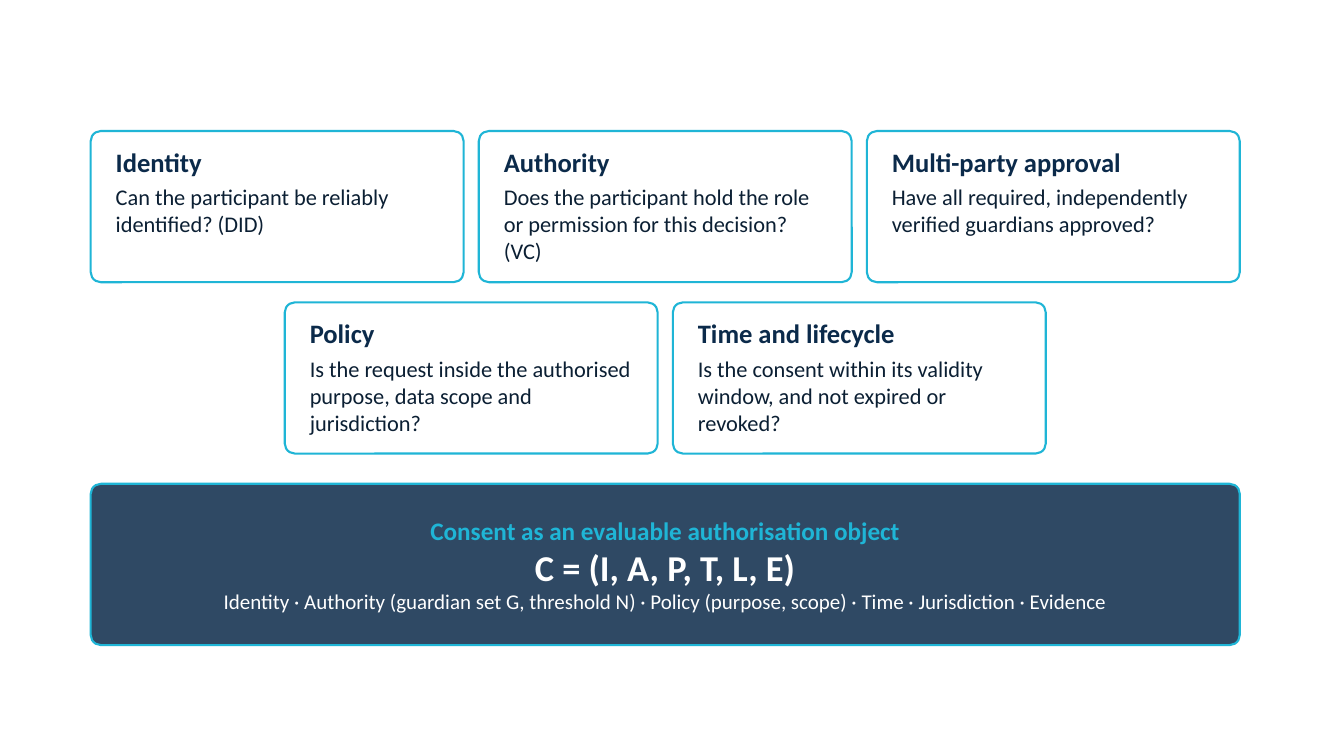
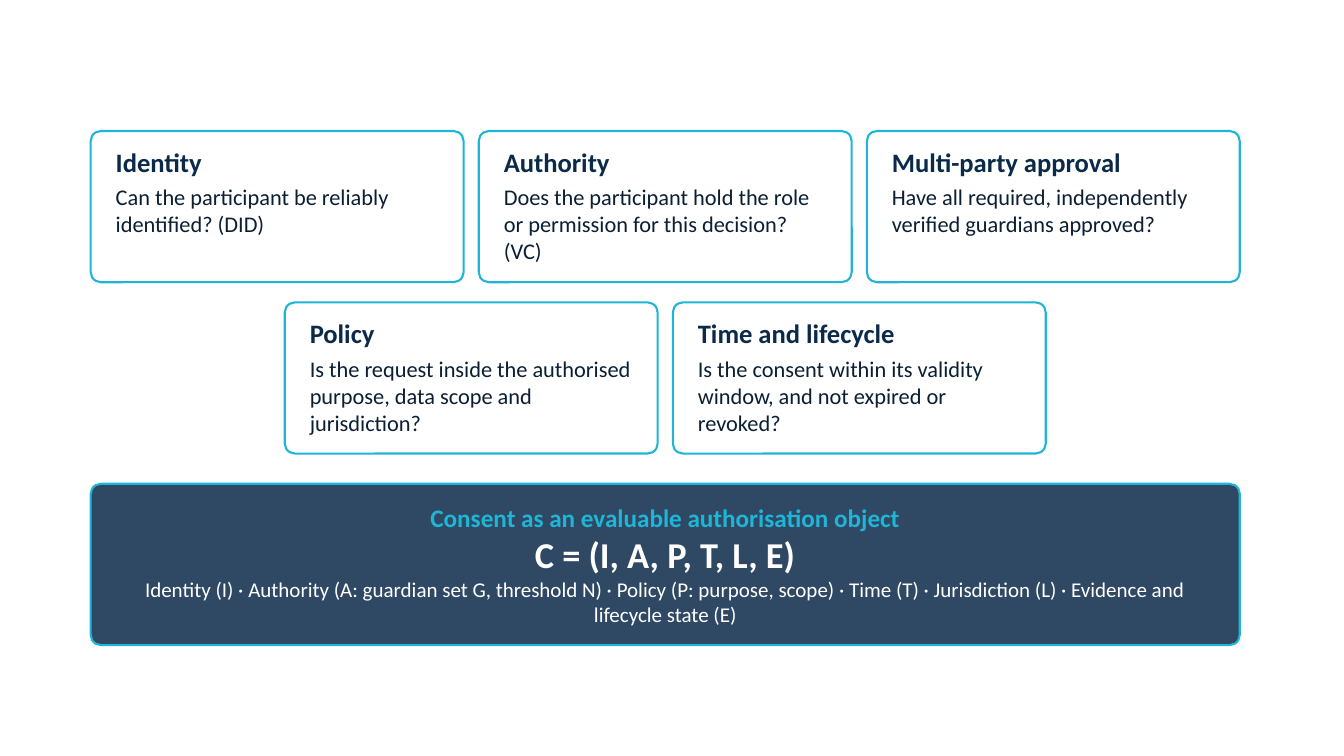
Before and after one commit to yasir12345678900/HealthRWA-Sepolia-Personal-try, a slide deck: slide 4 of docs/Yasir_CA2_Reassessment_Slides.pptx. Drawn at 1344x756 pixels with LibreOffice and Linux fonts; fonts in the diff are those of the drawing; background and template pictures are left out. Boxes give left, top, right and bottom in pixels: in the first picture for what was removed or moved away, otherwise in the second. Text is boxed around its words. In the diff, an @@ line names an element or a change of style, - is before the commit and + after.

```diff
--- a/docs/Yasir_CA2_Reassessment_Slides.pptx
+++ b/docs/Yasir_CA2_Reassessment_Slides.pptx
@@ text at box(145, 582, 1184, 626): text changed @@
-Identity · Authority (guardian set G, threshold N) · Policy (purpose, scope) · Time · Jurisdiction · Evidence
+Identity (I) · Authority (A: guardian set G, threshold N) · Policy (P: purpose, scope) · Time (T) · Jurisdiction (L) · Evidence and lifecycle state (E)
```
Also in this commit, not shown: 14 other slides changed.
